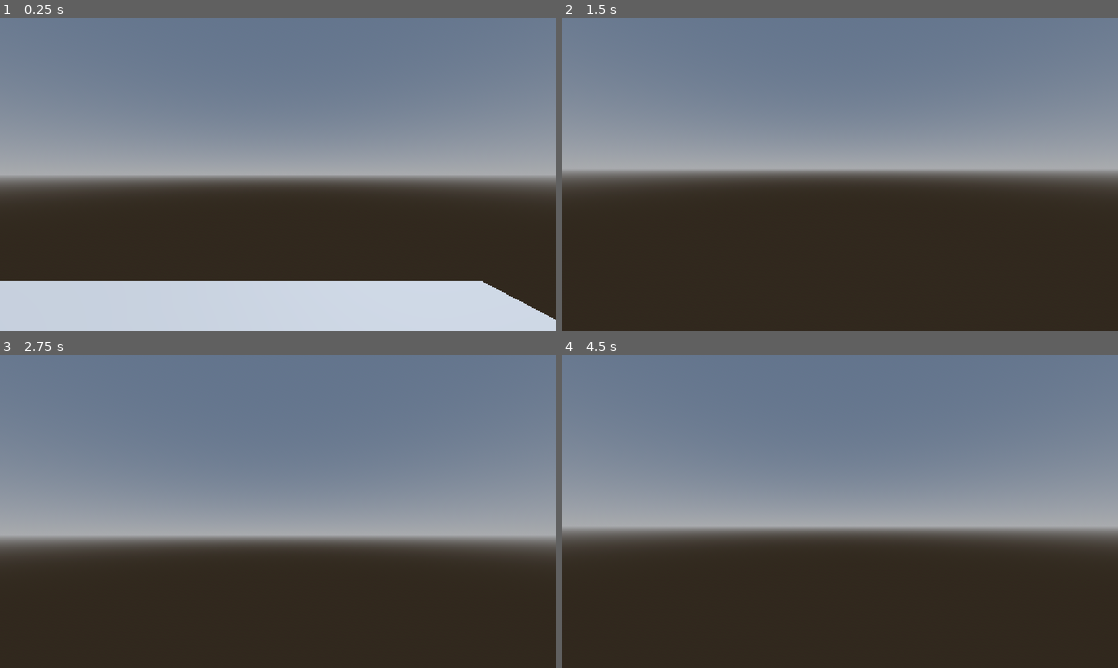
Above: before the commit, frames 1-4 (two rows, left to right).
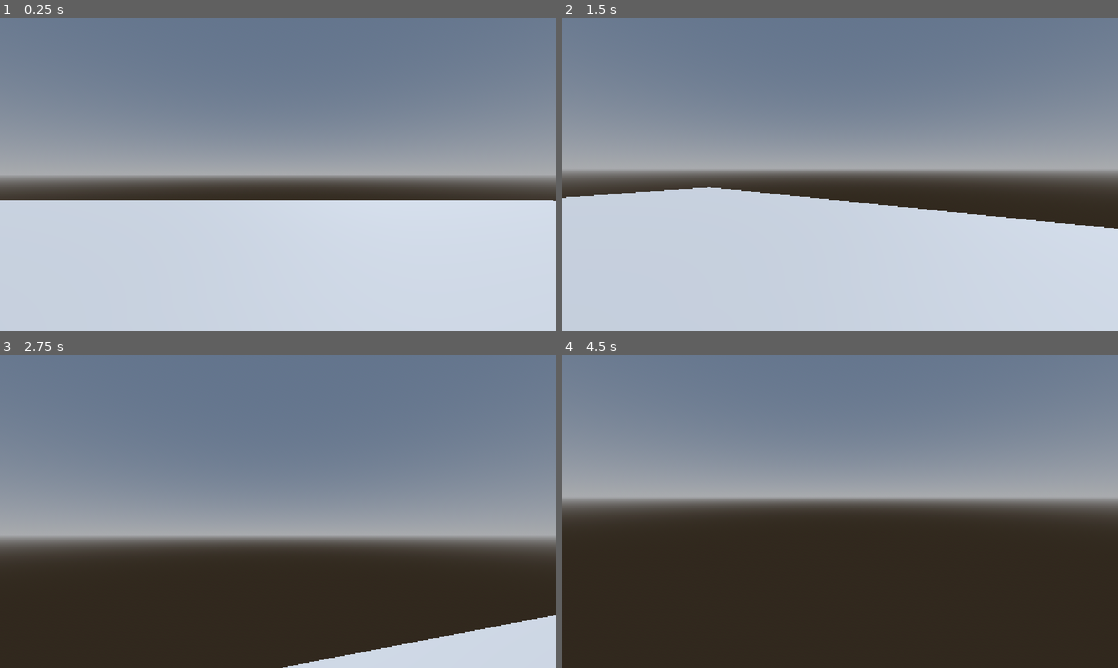
Above: after the commit, the same moments.

Repository: BreezyBunnyDev/Fishing-Game
Game: Godot game, scene res://Scenes/game.tscn
The game is run twice, just before and just after one commit, with the same random seed, the same clock (stepped at 60 frames per second) and the same inputs.
Inputs (mouse positions are in pixels of both pictures, inside the frame that each line leads up to):
- Up to frame 1 (0.25 s): no input
- Up to frame 2 (1.5 s): tap Enter (ui_accept) at 0.5, 0.77 s; move the mouse to (867, 174) at 0.52 s; press the mouse at (867, 174) at 0.53 s; hold W (Forward) from 0.53 s (still down); move the mouse to (812, 174) at 1.27 s; release the mouse at (812, 174) at 1.28 s; click (812, 174) at 1.35 s
- Up to frame 3 (2.75 s): keep holding W (Forward); tap Enter (ui_accept) at 1.52 s; move the mouse to (289, 505) at 2.02 s; press the mouse at (289, 505) at 2.03 s; tap Alt at 2.1 s
- Up to frame 4 (4.5 s): keep holding W (Forward); move the mouse to (834, 517) at 2.77 s; release the mouse at (834, 517) at 2.78 s; tap Shift at 2.85 s; tap Enter (ui_accept) at 3.02, 3.5, 3.77 s; click (834, 517) at 3.05 s; move the mouse to (878, 514) at 3.52 s; press the mouse at (878, 514) at 3.53 s; tap Escape (ui_cancel) at 4.15 s; move the mouse to (795, 508) at 4.27 s; release the mouse at (795, 508) at 4.28 s; click (795, 508) at 4.35 s

The runs differ from the first frame. In frame 1, 27% of the frame differs, in the area x 0-100%, y 58-97%; in frame 2, 41%, in the area x 0-100%, y 54-100%; in frame 3, 4.2%; in frame 4, 16%.

Commit message:
Rarity Selection

Diff:
--- a/Scenes/game.tscn
+++ b/Scenes/game.tscn
@@ -1,6 +1,8 @@
 [gd_scene format=3 uid="uid://druhwvahgs4ee"]
 
 [ext_resource type="PackedScene" uid="uid://qa3f1bcvhocq" path="res://Scenes/player.tscn" id="1_ebmjs"]
+[ext_resource type="Script" uid="uid://babn0w5501qxw" path="res://Scripts/game.gd" id="1_wrm1d"]
+[ext_resource type="PackedScene" uid="uid://4rfat8ashi7h" path="res://Scenes/ui.tscn" id="2_qxrlw"]
 
 [sub_resource type="ProceduralSkyMaterial" id="ProceduralSkyMaterial_2poj3"]
 sky_horizon_color = Color(0.66224277, 0.6717428, 0.6867428, 1)
@@ -15,6 +17,7 @@
 glow_enabled = true
 
 [node name="Game" type="Node3D" unique_id=469419756]
+script = ExtResource("1_wrm1d")
 
 [node name="WorldEnvironment" type="WorldEnvironment" parent="." unique_id=891730403]
 environment = SubResource("Environment_qxrlw")
@@ -24,8 +27,11 @@
 shadow_enabled = true
 
 [node name="CSGBox3D" type="CSGBox3D" parent="." unique_id=670634055]
+transform = Transform3D(1, 0, 0, 0, 1, 0, 0, 0, 1, 0.5, 0, 0.5)
 use_collision = true
-size = Vector3(7, 1, 7)
+size = Vector3(32, 1, 26)
 
 [node name="Player" parent="." unique_id=1561935719 instance=ExtResource("1_ebmjs")]
 transform = Transform3D(1, 0, 0, 0, 1, 0, 0, 0, 1, 0.6309817, 1.3098444, -0.62631404)
+
+[node name="UI" parent="." unique_id=901203055 instance=ExtResource("2_qxrlw")]
--- /dev/null
+++ b/Scenes/ui.tscn
@@ -0,0 +1,6 @@
+[gd_scene format=3 uid="uid://4rfat8ashi7h"]
+
+[ext_resource type="Script" uid="uid://bvkniuytnwvw8" path="res://Scripts/ui.gd" id="1_jxero"]
+
+[node name="UI" type="CanvasLayer" unique_id=901203055]
+script = ExtResource("1_jxero")
--- /dev/null
+++ b/Scripts/game.gd
@@ -0,0 +1,6 @@
+extends Node3D
+
+
+# Called when the node enters the scene tree for the first time.
+func _ready() -> void:
+	randomize()
--- a/Scripts/new_script.gd
+++ /dev/null
@@ -1,12 +0,0 @@
-extends Node
-
-
-# Called when the node enters the scene tree for the first time.
-func _ready() -> void:
-	print("test test")
-	print("yay if it works")
-
-
-# Called every frame. 'delta' is the elapsed time since the previous frame.
-func _process(delta: float) -> void:
-	pass
--- a/Scripts/player.gd
+++ b/Scripts/player.gd
@@ -3,9 +3,10 @@
 const SPEED = 5.0
 const JUMP_VELOCITY = 4.5
 
+@onready var head: Node3D = $Head
 var mouse_sensitivity = 0.01
 var head_tilt = deg_to_rad(70)
-@onready var head: Node3D = $Head
+var is_mouse_lock = true
 
 func _ready() -> void:
 	Input.set_mouse_mode(Input.MOUSE_MODE_CAPTURED)
@@ -33,7 +34,14 @@
 	move_and_slide()
 
 func _unhandled_input(event: InputEvent) -> void:
-	if event is InputEventMouseMotion:
+	if event is InputEventMouseMotion and is_mouse_lock == true:
 		rotation.y -= event.relative.x * mouse_sensitivity
 		head.rotation.x -= event.relative.y * mouse_sensitivity
 		head.rotation.x = clampf(head.rotation.x, -head_tilt, head_tilt)
+	if event.is_action_pressed("ui_cancel"):
+		if !is_mouse_lock:
+			Input.set_mouse_mode(Input.MOUSE_MODE_CAPTURED)
+			is_mouse_lock = true
+		else:
+			Input.set_mouse_mode(Input.MOUSE_MODE_VISIBLE)
+			is_mouse_lock = false
--- /dev/null
+++ b/Scripts/ui.gd
@@ -0,0 +1,18 @@
+extends CanvasLayer
+
+var fish_type = {"Common":.54,"Uncommon":.25,"Rare":.15,"Epic":.05,"Legendary":.01}
+
+func _input(event: InputEvent) -> void:
+	if event.is_action_pressed("Fish"):
+		var percent = snapped(randf(),.001)
+		var fish = "Common"
+		var chance = 0
+
+		for rarity in fish_type:
+			chance += fish_type[rarity]
+			if percent < chance:
+				fish = rarity
+				break
+
+		print(fish)
+		print(1-percent)
--- a/project.godot
+++ b/project.godot
@@ -46,6 +46,11 @@
 "events": [Object(InputEventKey,"resource_local_to_scene":false,"resource_name":"","device":-1,"window_id":0,"alt_press …(192 unchanged characters)…
 ]
 }
+Fish={
+"deadzone": 0.2,
+"events": [Object(InputEventMouseButton,"resource_local_to_scene":false,"resource_name":"","device":-1,"window_id":0,"alt_pressed":false,"shift_pressed":false,"ctrl_pressed":false,"meta_pressed":false,"button_mask":0,"position":Vector2(0, 0),"global_position":Vector2(0, 0),"factor":1.0,"button_index":1,"canceled":false,"pressed":false,"double_click":false,"script":null)
+]
+}
 
 [physics]
 
Not shown, added: Scripts/game.gd.uid
Not shown, removed: Scripts/new_script.gd.uid
Not shown, added: Scripts/ui.gd.uid
Not shown, added: Scenes/game.tscn59865206337.tmp
